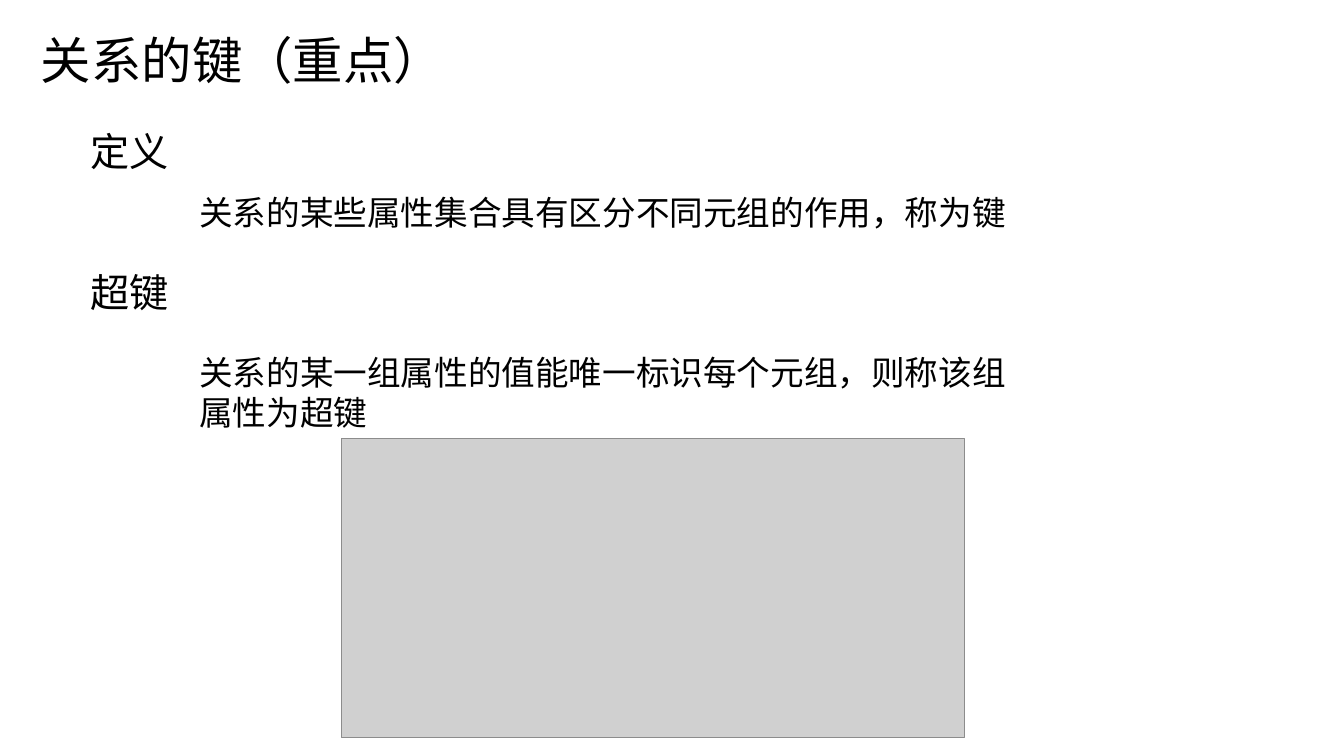
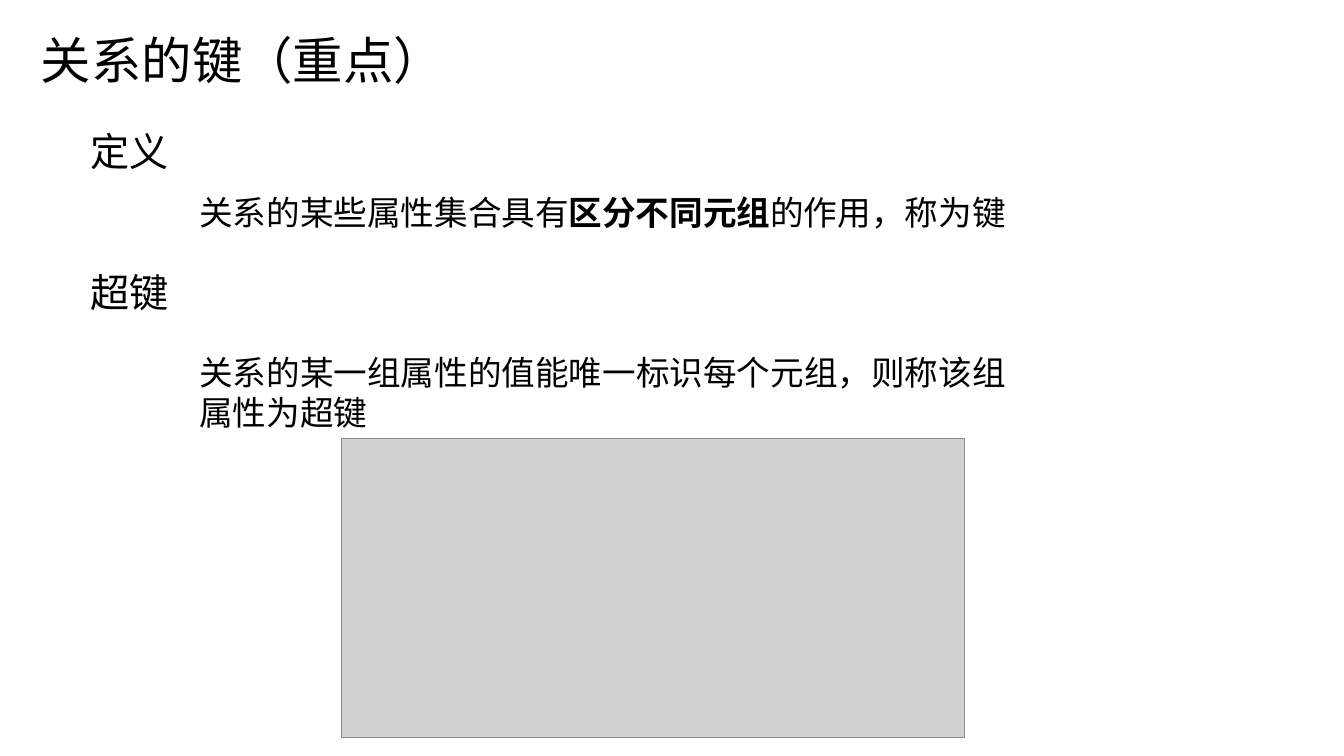
Before and after one commit to y-tanx/HIT-Database-Systems-Course, a slide deck: slide 7 of 第2章 关系数据库/第2章关系数据库.pptx. Drawn at 1344x756 pixels with LibreOffice and Linux fonts; fonts in the diff are those of the drawing; grey boxes stand for pictures. Boxes give left, top, right and bottom in pixels: in the first picture for what was removed or moved away, otherwise in the second. Text is boxed around its words. In the diff, an @@ line names an element or a change of style, - is before the commit and + after.

Commit message:
Fix: 第2章关系数据库 PPT 修改了拼写错误，调整了结构

```diff
--- a/第2章 关系数据库/第2章关系数据库.pptx
+++ b/第2章 关系数据库/第2章关系数据库.pptx
@@ text "关系的某些属性集合具有区分不同元组的作用，称为键" at (199,196,1005,229): bold on in "关系的某些属性集合具有区分不同元组的作用，称为键" @@
```
Also in this commit, not shown: 12 other slides changed.
